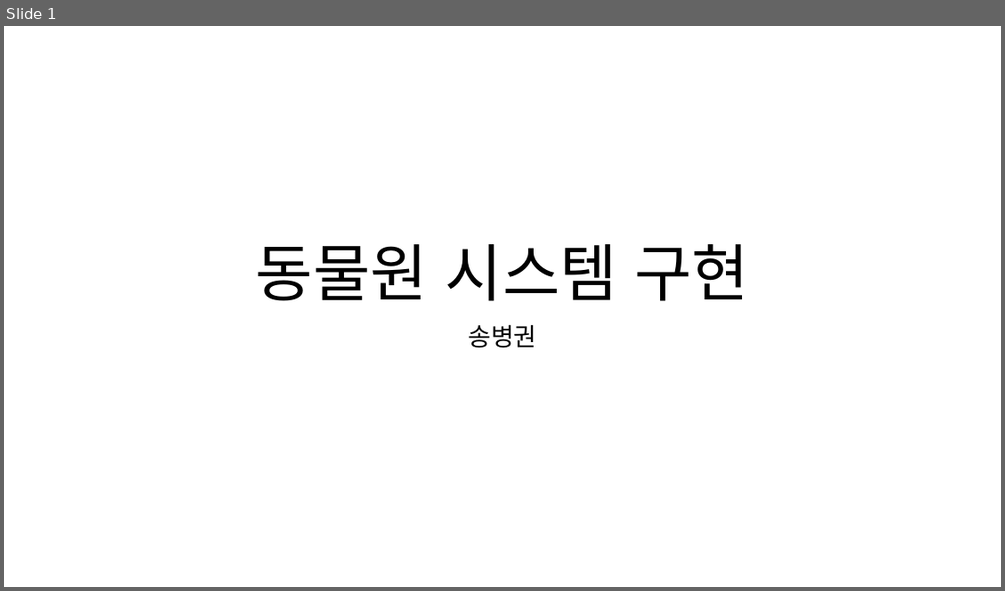
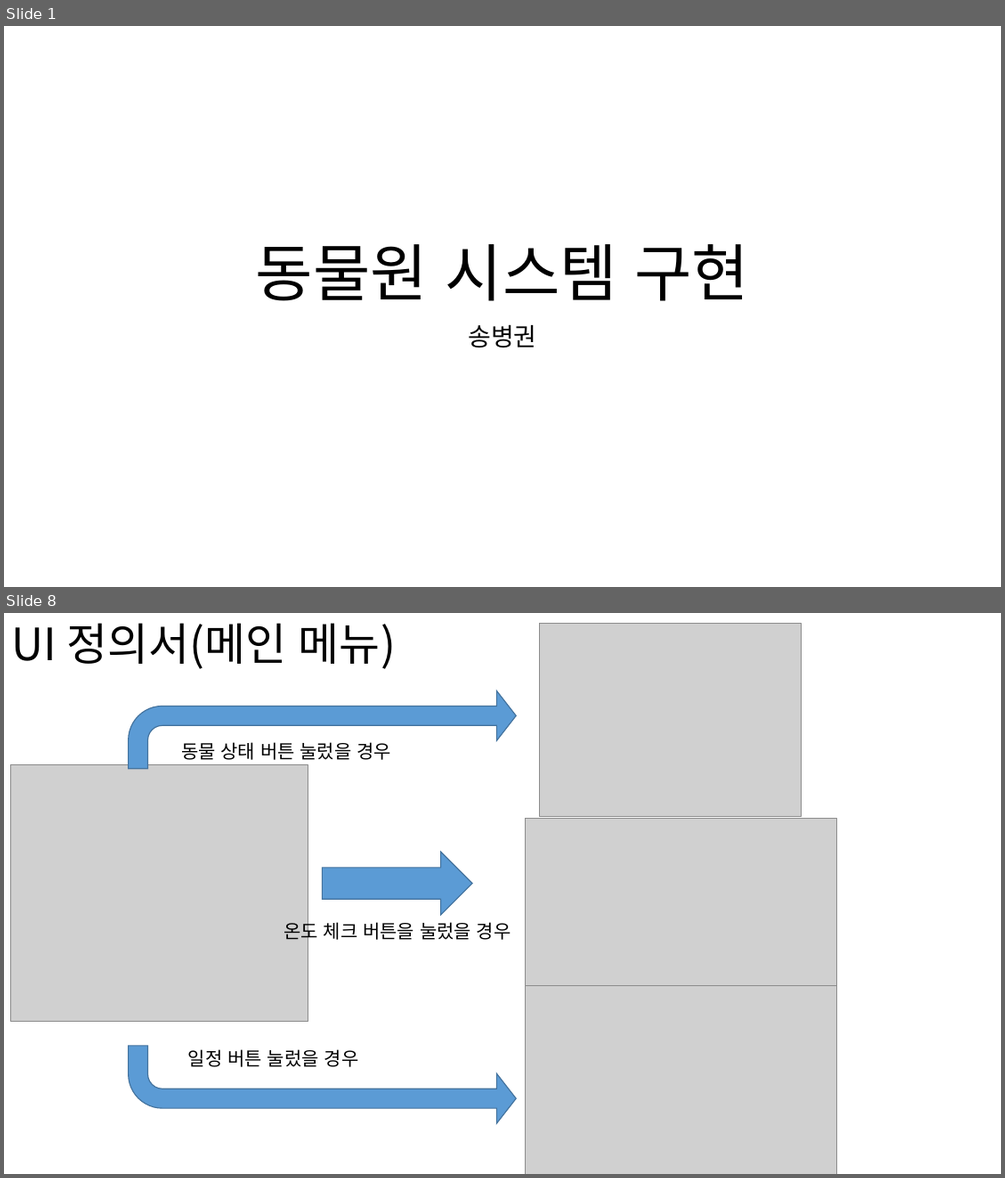
Before and after one commit to SongByungKwon/Frist-P, a slide deck: P/doc/동물원 시스템 구현.pptx. Shown one above the other, each under a label of ours: slide 1 before the commit, slides 1 and 8 after it; the slides between them are not shown. The pictures are 1005x591 and 1005x1178 pixels, drawn with LibreOffice and Linux fonts; fonts in the diff are those of the drawing; grey boxes stand for pictures. Boxes give left, top, right and bottom in pixels: in the first picture for what was removed or moved away, otherwise in the second. Text is boxed around its words. In the diff, an @@ line names an element or a change of style, - is before the commit and + after.

```diff
--- a/P/doc/동물원 시스템 구현.pptx
+++ b/P/doc/동물원 시스템 구현.pptx
@@ slide 8 added at (4,613,1001,1174), background #FFFFFF @@
@@ text added at (11,623,396,669), 42.9 pt, text #000000 @@
+UI 정의서(메인 메뉴)
@@ picture added at (540,623,801,817) @@
@@ bent arrow added at (128,690,517,769), fill #5B9BD5, outline #43739E 1 pt @@
@@ text added at (181,742,391,760), 18 pt, text #000000 @@
+동물 상태 버튼 눌렀을 경우
@@ picture added at (11,764,307,1021) @@
@@ picture added at (525,818,836,985) @@
@@ right arrow added at (323,852,473,915), fill #5B9BD5, outline #43739E 1 pt @@
@@ text added at (283,919,511,942), 18 pt, text #000000 @@
+온도 체크 버튼을 눌렀을 경우
@@ picture added at (525,981,836,1174) @@
@@ bent arrow added at (128,1046,517,1123), fill #5B9BD5, outline #43739E 1 pt @@
@@ text added at (188,1049,359,1067), 18 pt, text #000000 @@
+일정 버튼 눌렀을 경우
```
Also in this commit, not shown: 5 slides changed, 6 other slides added, 3 slides removed, 5 other files.
